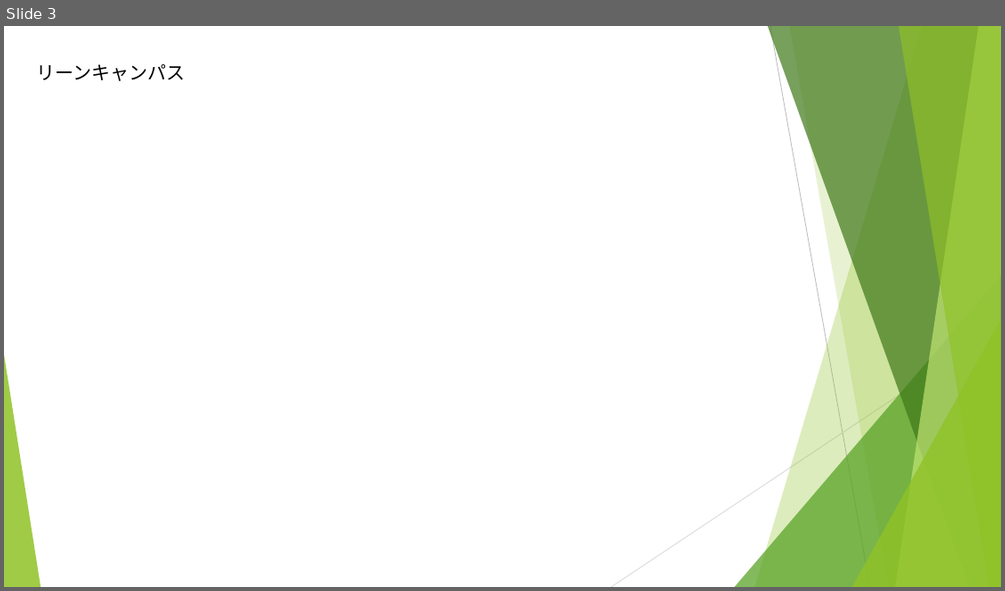
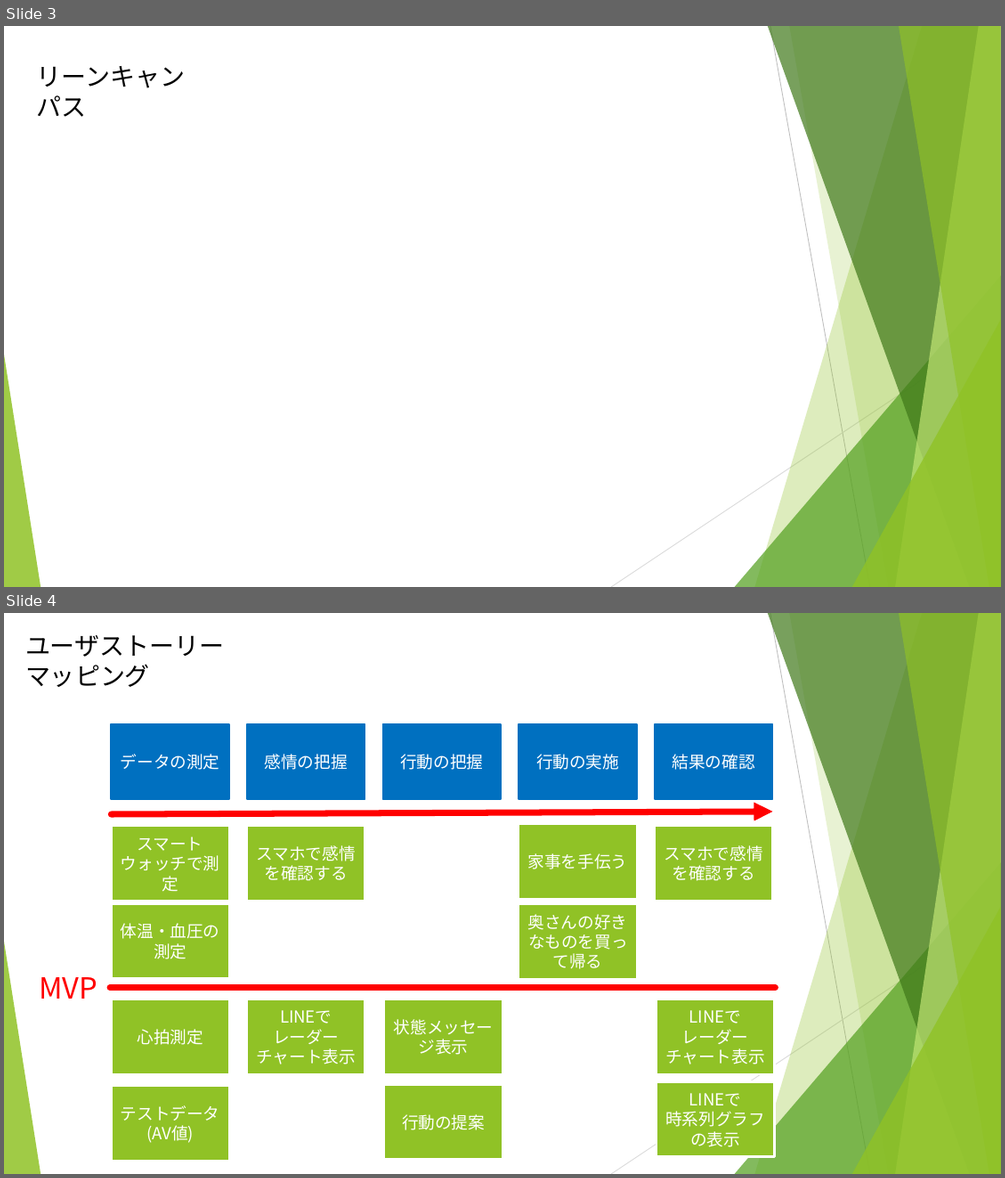
Before and after one commit to Smart-SE/sse2018-group3, a slide deck: oonishi/感情衛星「ひまわり」の発表シナリオ.pptx. Shown one above the other, each under a label of ours: slide 3 before the commit, slides 3 and 4 after it. The pictures are 1005x591 and 1005x1178 pixels, drawn with LibreOffice and Linux fonts; fonts in the diff are those of the drawing. Boxes give left, top, right and bottom in pixels: in the first picture for what was removed or moved away, otherwise in the second. Text is boxed around its words. In the diff, an @@ line names an element or a change of style, - is before the commit and + after.

```diff
--- a/oonishi/感情衛星「ひまわり」の発表シナリオ.pptx
+++ b/oonishi/感情衛星「ひまわり」の発表シナリオ.pptx
@@ slide 4 added at (4,613,1001,1174), background #FFFFFF; not listed: 10 template elements that a slide beside it also shows @@
@@ text added at (25,635,224,687), 24 pt, text #000000 @@
+ユーザストーリーマッピング
@@ rectangle added at (111,724,229,799), fill #0070C0, outline #0070C0 1.5 pt, 16 pt, text #FFFFFF @@
+データの測定
@@ rectangle added at (247,724,365,799), fill #0070C0, outline #0070C0 1.5 pt, 16 pt, text #FFFFFF @@
+感情の把握
@@ rectangle added at (383,724,502,799), fill #0070C0, outline #0070C0 1.5 pt, 16 pt, text #FFFFFF @@
+行動の把握
@@ rectangle added at (518,724,637,799), fill #0070C0, outline #0070C0 1.5 pt, 16 pt, text #FFFFFF @@
+行動の実施
@@ rectangle added at (655,724,773,799), fill #0070C0, outline #0070C0 1.5 pt, 16 pt, text #FFFFFF @@
+結果の確認
@@ arrow added from (111, 814) to (773, 811), #FF0000 6 pt @@
@@ rectangle added at (111,826,229,900), fill #90C226, outline #FFFFFF 2 pt, 16 pt, text #FFFFFF @@
+スマートウォッチで測定
@@ rectangle added at (247,826,365,900), fill #90C226, outline #FFFFFF 2 pt, 16 pt, text #FFFFFF @@
+スマホで感情を確認する
@@ rectangle added at (518,825,637,900), fill #90C226, outline #FFFFFF 2 pt, 16 pt, text #FFFFFF @@
+家事を手伝う
@@ rectangle added at (655,826,773,900), fill #90C226, outline #FFFFFF 2 pt, 16 pt, text #FFFFFF @@
+スマホで感情を確認する
@@ rectangle added at (111,904,229,979), fill #90C226, outline #FFFFFF 2 pt, 16 pt, text #FFFFFF @@
+体温・血圧の測定
@@ rectangle added at (518,904,637,979), fill #90C226, outline #FFFFFF 2 pt, 16 pt, text #FFFFFF @@
+奥さんの好きなものを買って帰る
@@ text added at (39,977,97,998), 28 pt, text #FF0000 @@
+MVP
@@ line added from (110, 988) to (776, 988), #FF0000 6 pt @@
@@ rectangle added at (111,999,229,1074), fill #90C226, outline #FFFFFF 2 pt, 16 pt, text #FFFFFF @@
+心拍測定
@@ rectangle added at (247,999,365,1074), fill #90C226, outline #FFFFFF 2 pt, 16 pt, text #FFFFFF @@
+LINEで
+レーダーチャート表示
@@ rectangle added at (385,999,502,1074), fill #90C226, outline #FFFFFF 2 pt, 16 pt, text #FFFFFF @@
+状態メッセージ表示
@@ rectangle added at (656,999,774,1074), fill #90C226, outline #FFFFFF 2 pt, 16 pt, text #FFFFFF @@
+LINEで
+レーダーチャート表示
@@ rectangle added at (111,1086,229,1160), fill #90C226, outline #FFFFFF 2 pt, 16 pt, text #FFFFFF @@
+テストデータ
+(AV値)
@@ rectangle added at (385,1084,502,1159), fill #90C226, outline #FFFFFF 2 pt, 16 pt, text #FFFFFF @@
+行動の提案
@@ rectangle added at (656,1082,774,1157), fill #90C226, outline #FFFFFF 2 pt, 16 pt, text #FFFFFF @@
+LINEで
+時系列グラフの表示
@@ slide 3 changed as well @@
@@ text "リーンキャンパス" at (37,66,186,117): size 18 to 24 pt, font Cabin to Noto Sans CJK JP @@
```
Also in this commit, not shown: 3 other slides changed, 1 other slide added, 1 slide removed.
